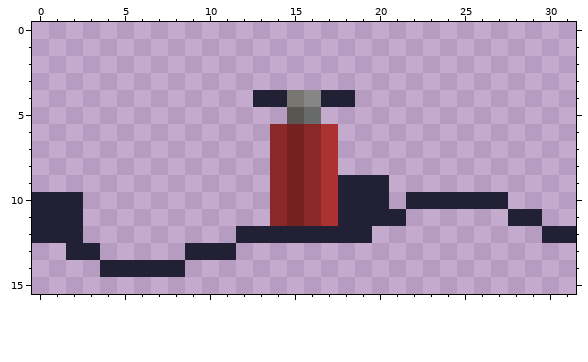
One commit to this pixel-art sprite: RawAssets/HandPump6.png. This is how it looked before the edit.
The file is 32x16 pixels.
The result:
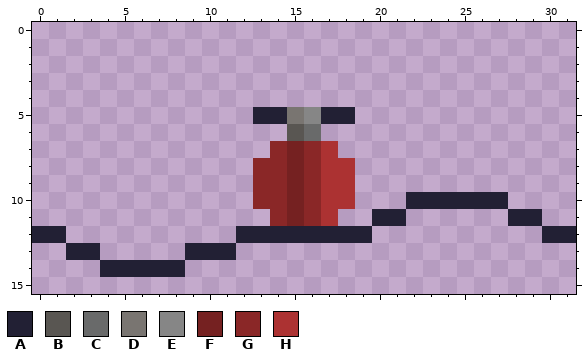
Palette (. is transparent): A #222034  B #595652  C #696a6a  D #797571  E #868686  F #752121  G #8a2727  H #ac3232
Change:
{"y":4,"x":13,"old":"AADEAA","new":"......"}
{"y":5,"x":13,"old":"..BC..","new":"AADEAA"}
{"y":6,"x":14,"old":"GFGH","new":".BC."}
{"y":8,"x":13,"old":".","new":"G"}
{"y":8,"x":18,"old":".","new":"H"}
{"y":9,"x":13,"old":".","new":"G"}
{"y":9,"x":18,"old":"AAA","new":"H.."}
{"y":10,"x":0,"old":"AAA","new":"..."}
{"y":10,"x":13,"old":".","new":"G"}
{"y":10,"x":18,"old":"AAA","new":"H.."}
{"y":11,"x":0,"old":"AAA","new":"..."}
{"y":11,"x":18,"old":"AA","new":".."}
{"y":12,"x":2,"old":"A","new":"."}
{"label":"changed","picture_box":[253,90,389,226]}
{"label":"erased","picture_box":[32,192,83,243]}
